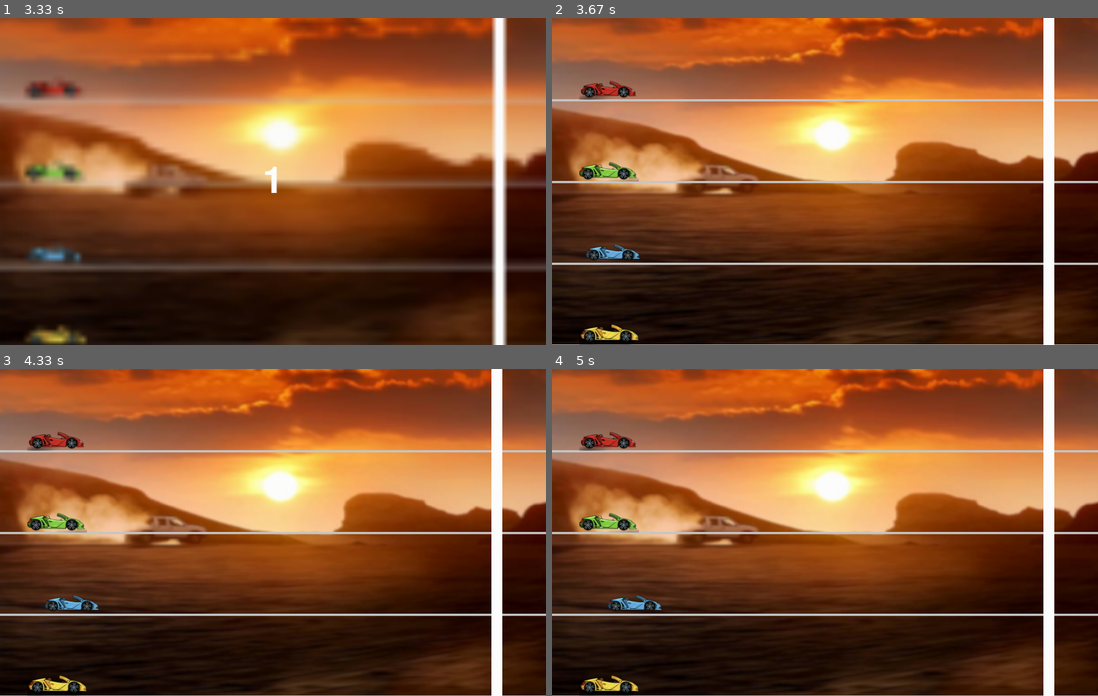
Above: before the commit, frames 1-4 (two rows, left to right).
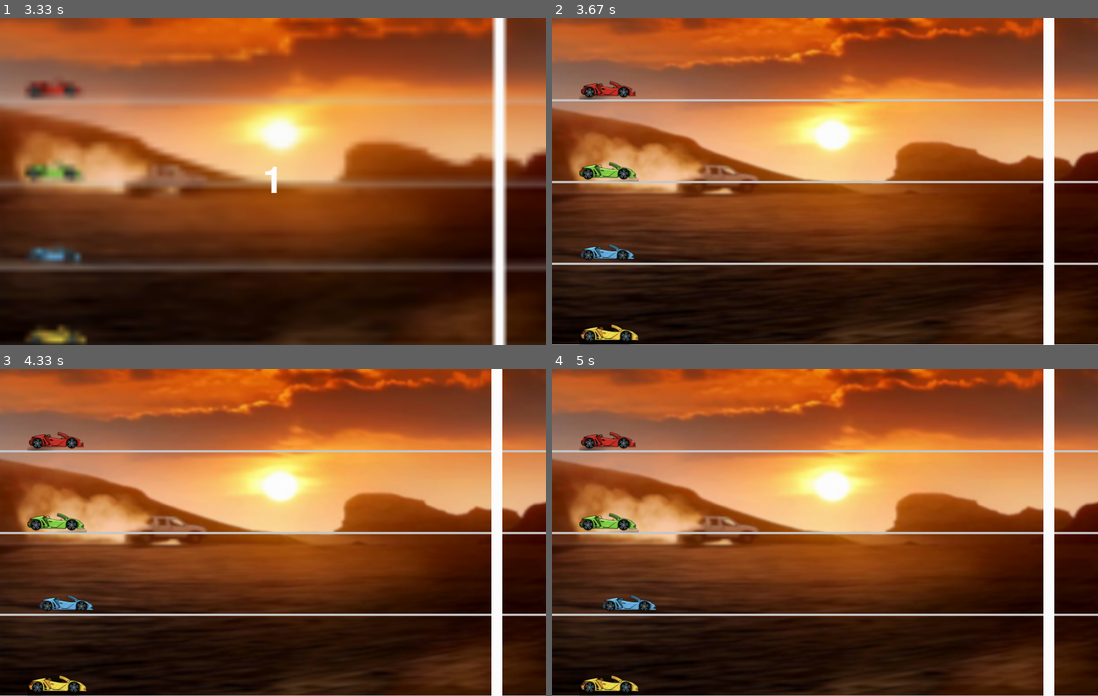
Above: after the commit, the same moments.

Repository: sjlee081010/pygame
Game: pygame game, started from main.py
Two runs of this game, one before a commit and one after it. Both use one fixed random seed, a clock stepped at 60 frames per second and the inputs below.
Inputs:
- Up to frame 1 (3.33 s): click "START" at 0.38 s
- Up to frame 2 (3.67 s): tap Z at 3.58 s
- Up to frame 3 (4.33 s): tap Z at 3.98, 4.28 s
- Up to frame 4 (5 s): tap Z at 4.55, 4.88 s

Frame 1 is identical in both runs. In frame 2, 0.3% of the frame differs, in the area x 5-17%, y 69-75%; in frame 3, 0.3%; in frame 4, 0.3%.

Commit message:
fix: error

Diff:
--- a/main.py
+++ b/main.py
@@ -197,34 +197,36 @@
     finish_line = pygame.Rect(finish_line_x, 0, 20, HEIGHT)
 
     for num in ["3", "2", "1"]:
-        # 1. 트랙, 차량, 골라인을 메모리 상에만 그림
-        WIN.blit(background_img, (0, 0))
-
-        for i in range(TRACK_COUNT):
-            y = TRACK_HEIGHT * (i + 1)
-            pygame.draw.line(WIN, GRAY, (0, y), (WIDTH, y), 4)
-
-        for idx, car in enumerate(cars):
-            WIN.blit(car_images[idx], (car.x, car.y))
-
-        pygame.draw.rect(WIN, WHITE, finish_line)
-
-        # 2. 블러 처리 (표시하지 않음)
-        blurred = blur_current_screen()
-
-        # 3. 블러된 화면을 다시 WIN에 덮어쓰기
-        WIN.blit(blurred, (0, 0))
-
-        # 4. 카운트다운 텍스트
-        count_text = BIG_FONT.render(num, True, WHITE)
-        WIN.blit(count_text, (
-            WIDTH // 2 - count_text.get_width() // 2,
-            HEIGHT // 2 - count_text.get_height() // 2)
-        )
-
-        # 5. 이제 최종 화면 한 번만 업데이트
-        pygame.display.update()
-        pygame.time.delay(1000)
+        start_time = time.time()
+        while time.time() - start_time < 1:  # 1초 동안 루프
+            for event in pygame.event.get():
+                if event.type == pygame.QUIT:
+                    pygame.quit()
+                    sys.exit()
+                # 키나 마우스 이벤트 무시 (이벤트만 처리해서 쌓이지 않도록)
+
+            WIN.blit(background_img, (0, 0))
+
+            for i in range(TRACK_COUNT):
+                y = TRACK_HEIGHT * (i + 1)
+                pygame.draw.line(WIN, GRAY, (0, y), (WIDTH, y), 4)
+
+            for idx, car in enumerate(cars):
+                WIN.blit(car_images[idx], (car.x, car.y))
+
+            pygame.draw.rect(WIN, WHITE, finish_line)
+
+            blurred = blur_current_screen()
+            WIN.blit(blurred, (0, 0))
+
+            count_text = BIG_FONT.render(num, True, WHITE)
+            WIN.blit(count_text, (
+                WIDTH // 2 - count_text.get_width() // 2,
+                HEIGHT // 2 - count_text.get_height() // 2)
+            )
+
+            pygame.display.update()
+            clock.tick(FPS)
 
 def game_loop():
     reset_game()
@@ -235,6 +237,10 @@
 
     countdown()
 
+    game_started = False
+    flash_start_time = None
+
+    start_time = time.time()
 
     while True:
         clock.tick(FPS)
@@ -245,7 +251,12 @@
                 pygame.quit()
                 sys.exit()
 
-            if event.type == pygame.KEYDOWN and not game_over:
+            # 카운트다운 끝나고 0.3초 후에 게임 시작 상태로 변경
+            if not game_started:
+                if time.time() - start_time > 0.3:
+                    game_started = True
+
+            if event.type == pygame.KEYDOWN and game_started and not game_over:
                 for idx, key in enumerate(player_keys):
                     if event.key == key:
                         cars[idx].x += 10
